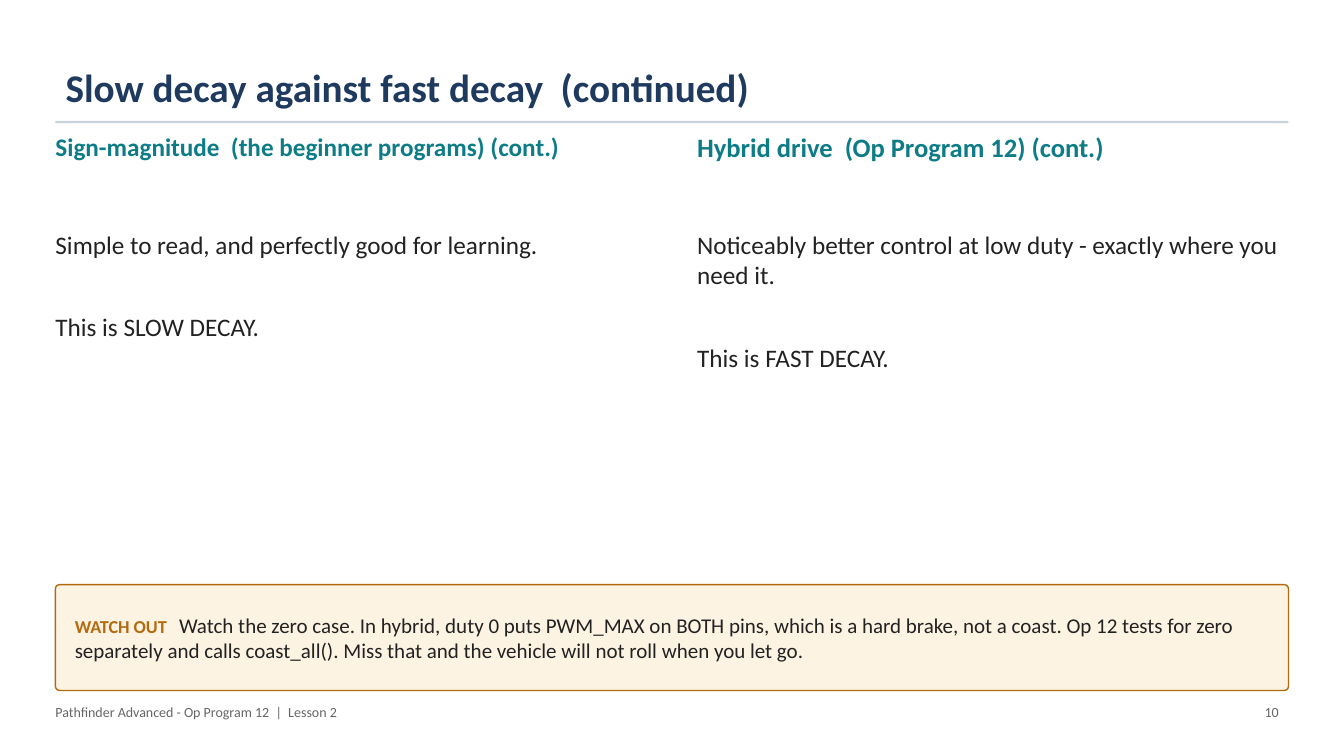
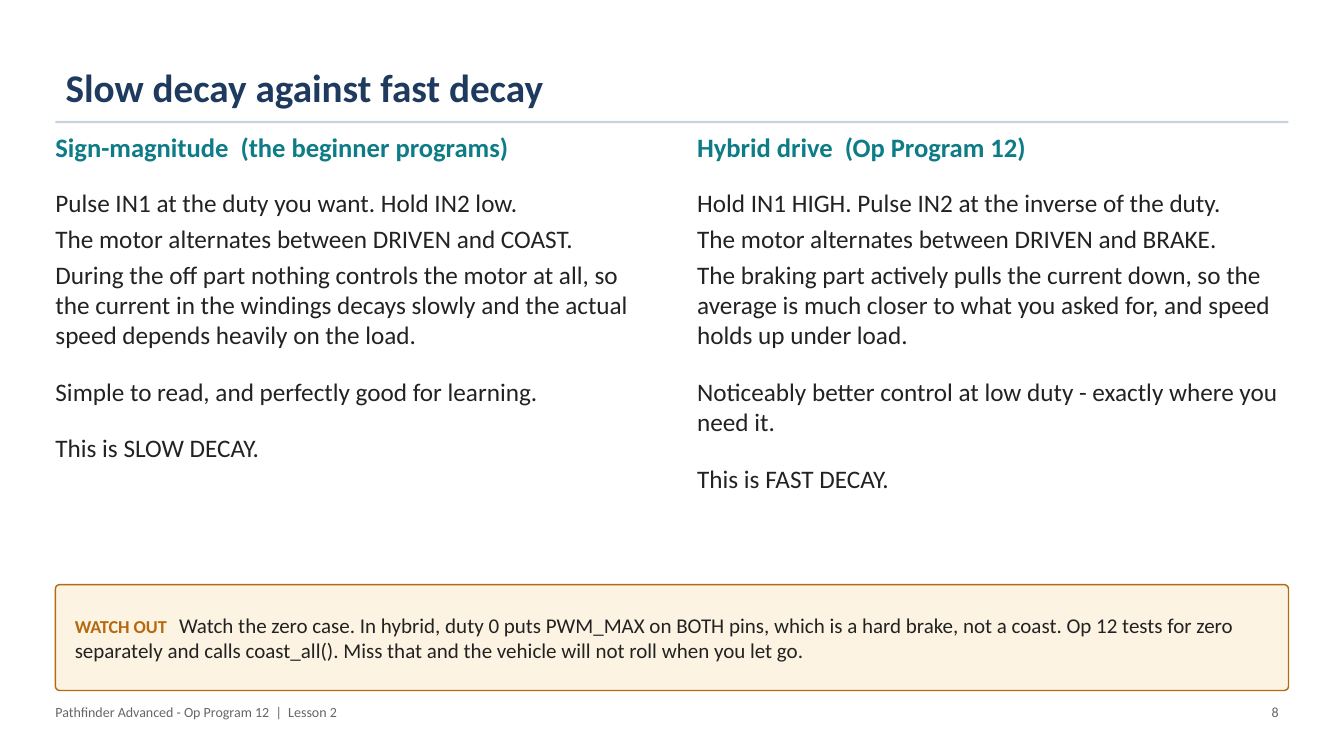
Before and after one commit to PorpoiseRobotics/porpoise-robotics, a slide deck: slide 9 of ground-vehicle/docs/courses/advanced/l2_motors_and_ramping.pptx (slide 11 before the commit). Drawn at 1344x756 pixels with LibreOffice and Linux fonts; fonts in the diff are those of the drawing. Boxes give left, top, right and bottom in pixels: in the first picture for what was removed or moved away, otherwise in the second. Text is boxed around its words. In the diff, an @@ line names an element or a change of style, - is before the commit and + after.

```diff
--- a/ground-vehicle/docs/courses/advanced/l2_motors_and_ramping.pptx
+++ b/ground-vehicle/docs/courses/advanced/l2_motors_and_ramping.pptx
@@ title at box(66, 74, 543, 109): text changed @@
-Slow decay against fast decay (continued)
+Slow decay against fast decay
@@ text at box(55, 137, 509, 162): text changed; size 18 to 19 pt @@
-Sign-magnitude (the beginner programs) (cont.)
+Sign-magnitude (the beginner programs)
@@ text at box(697, 137, 1025, 162): text changed @@
-Hybrid drive (Op Program 12) (cont.)
+Hybrid drive (Op Program 12)
@@ text at box(55, 194, 627, 348): paragraphs added @@
+Pulse IN1 at the duty you want. Hold IN2 low.
+The motor alternates between DRIVEN and COAST.
+During the off part nothing controls the motor at all, so the current in the windings decays slowly and the actual speed depends heavily on the load.
@@ text at box(697, 194, 1269, 348): paragraphs added @@
+Hold IN1 HIGH. Pulse IN2 at the inverse of the duty.
+The motor alternates between DRIVEN and BRAKE.
+The braking part actively pulls the current down, so the average is much closer to what you asked for, and speed holds up under load.
@@ text at box(55, 383, 538, 457): less space between paragraphs @@
@@ text at box(697, 383, 1277, 488): less space between paragraphs @@
@@ text at box(1272, 707, 1279, 717): text changed @@
-10
+8
```
Also in this commit, not shown: 15 other slides changed, 2 slides removed, 16 other files.
